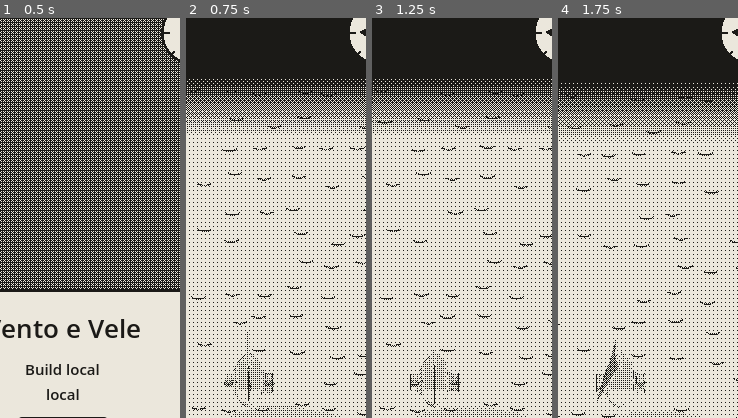
Above: before the commit, frames 1-4 (left to right).
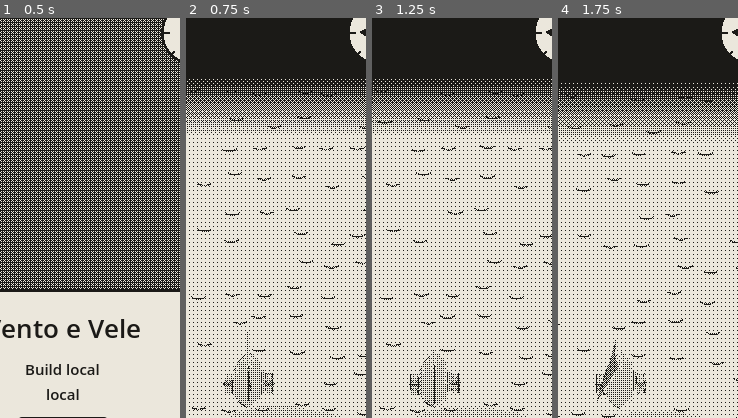
Above: after the commit, the same moments.

Repository: EnricoLabarile/Sail
Game: Godot game, scene res://Assets/Scenes/Overworld.tscn
The game is run twice, just before and just after one commit, with the same random seed, the same clock (stepped at 60 frames per second) and the same inputs.
Inputs (mouse positions are % of the whole screen's width and height, from its top left):
- Up to frame 1 (0.5 s): no input
- Up to frame 2 (0.75 s): click "Set sail" at 0.5 s
- Up to frame 3 (1.25 s): no input
- Up to frame 4 (1.75 s): tap Enter (ui_accept) at 1.25 s; drag from (50, 81) to (60, 28) at 1.27 s
The pictures show only the part of the screen within x 32-82%, y 4-54%; the shares and areas given below are measured in that part.

Frame 1 is identical in both runs. In frame 2, 0.1% of the frame differs, in the area x 20-49%, y 88-98%; in frame 3, 0.2%, in the area x 20-49%, y 89-97%; in frame 4, 0.1%.

Commit message:
Sea drawn as a backdrop (DEPTH 0): the water never cuts through the boat
Co-Authored-By: Claude Opus 5.5 <noreply@anthropic.com>
Claude-Session: https://claude.ai/code/session_0154zeqDuhZHz7ZXLE21BuMs

Diff:
--- a/Assets/Landscape/world/sea.gdshader
+++ b/Assets/Landscape/world/sea.gdshader
@@ -4,7 +4,8 @@
 //   1. it shows the map Enrico paints (map_paint.png), once, stretched over the plane;
 //   2. on the sea only (where map_collision.png is black), it adds short dark wavelets that stay
 //      fixed in the world, so you can see the boat moving.
-//   3. it covers in black what the boat hasn't seen yet (the fog of war, fog.gd).
+//   3. it covers in black what the boat hasn't seen yet (the fog of war, fog.gd);
+//   4. it sits behind everything (DEPTH = 0.0), so the boat is never cut by the water.
 // Unshaded: no light on it, the greys are shown as painted; the dither turns them into paper and ink.
 shader_type spatial;
 render_mode unshaded;
@@ -53,4 +54,10 @@
 	// The fog of war: where the boat hasn't been, solid black (ink once dithered), as in the prototype.
 	float fog = texture(fog_tex, UV).r;                 // 1 = in fog, 0 = seen
 	ALBEDO = mix(col, vec3(0.0), fog);
+
+	// The sea is a backdrop: it tells the depth buffer it's as far away as anything can be (in Godot 4
+	// 0.0 is the farthest, 1.0 the nearest). So whatever is drawn over it, the boat, always shows whole,
+	// even the parts that dip under the water when she heels: the water never cuts through her.
+	// (In Unreal: like a sky sphere, always behind.)
+	DEPTH = 0.0;
 }
Not shown, changed: CLAUDE.md
